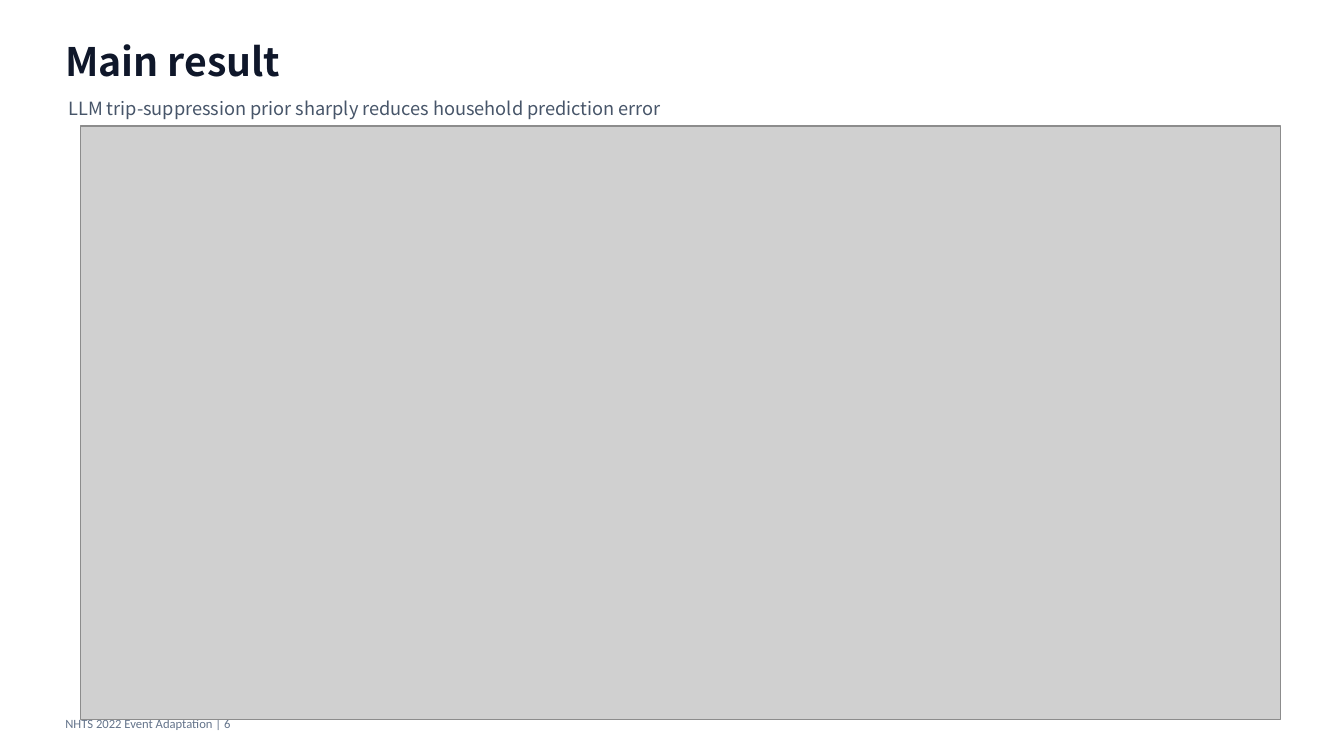
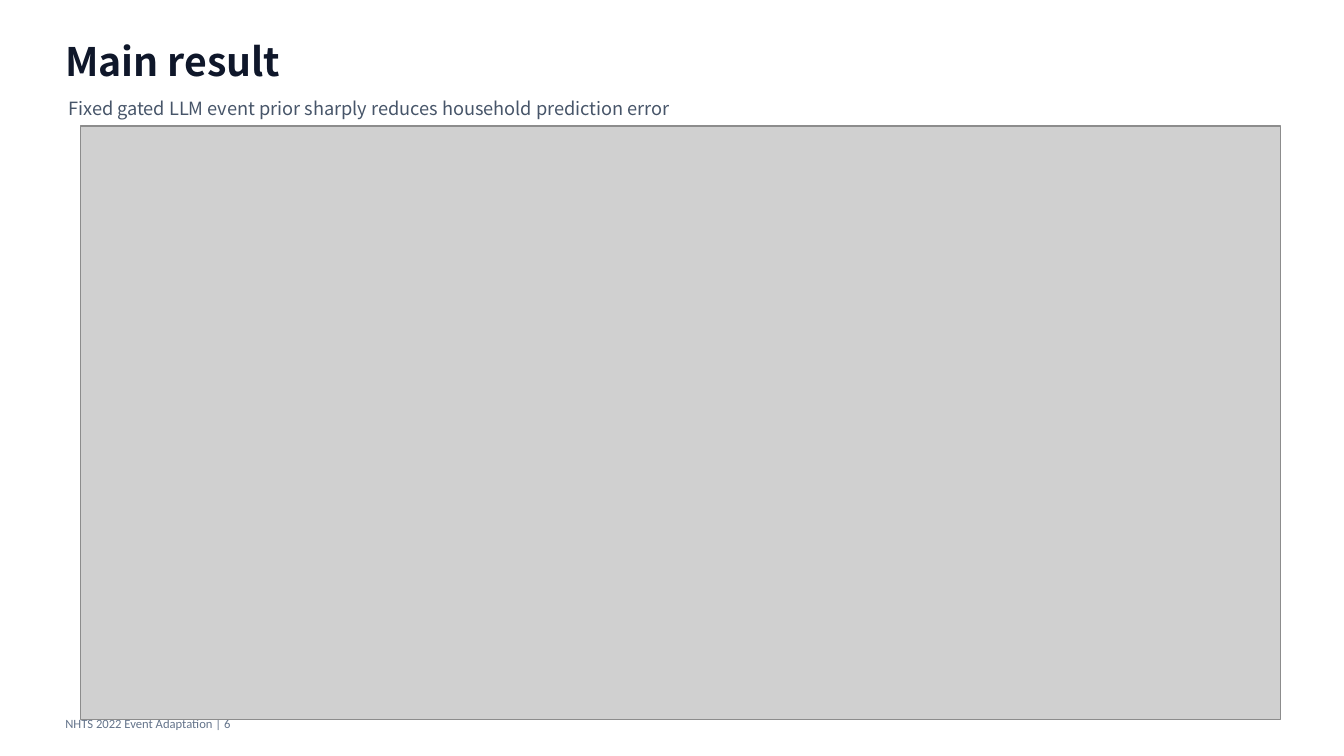
Before and after one commit to Lrving-code/NHTS-Travel-Prediction, a slide deck: slide 6 of outputs/final_project/NHTS_LLM_Event_Adaptation_Presentation.pptx. Drawn at 1344x756 pixels with LibreOffice and Linux fonts; fonts in the diff are those of the drawing; grey boxes stand for pictures. Boxes give left, top, right and bottom in pixels: in the first picture for what was removed or moved away, otherwise in the second. Text is boxed around its words. In the diff, an @@ line names an element or a change of style, - is before the commit and + after.

```diff
--- a/outputs/final_project/NHTS_LLM_Event_Adaptation_Presentation.pptx
+++ b/outputs/final_project/NHTS_LLM_Event_Adaptation_Presentation.pptx
@@ text at (68, 100, 670, 120): text changed @@
-LLM trip-suppression prior sharply reduces household prediction error
+Fixed gated LLM event prior sharply reduces household prediction error
```
Also in this commit, not shown: 2 other slides changed, 16 other files.
